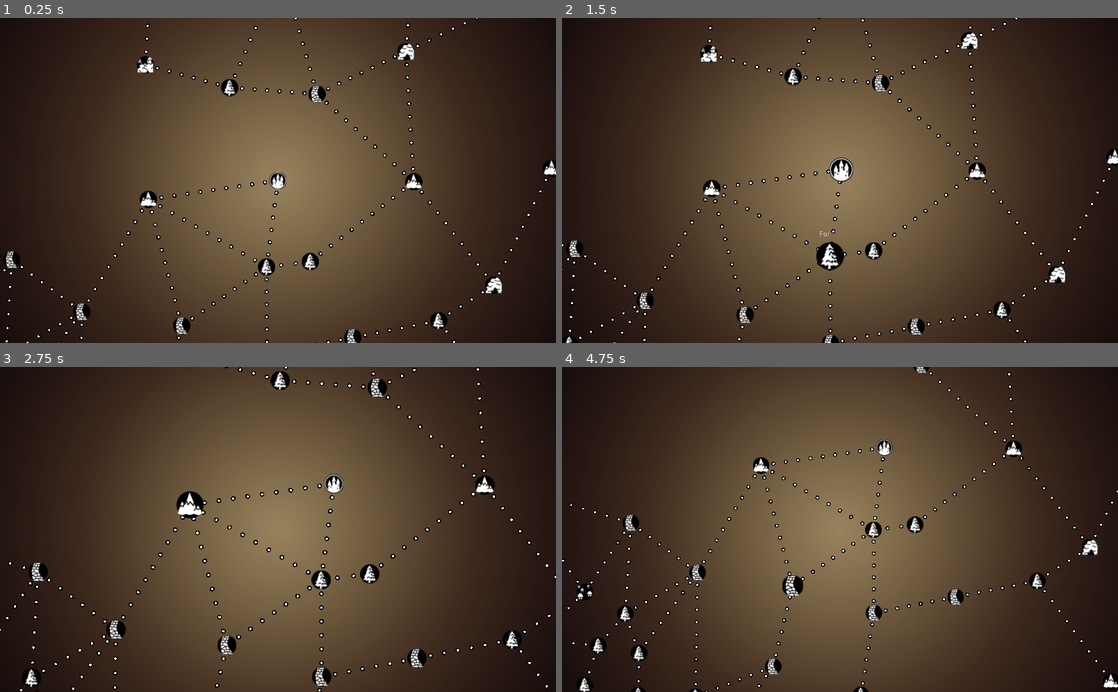
Above: before the commit, frames 1-4 (two rows, left to right).
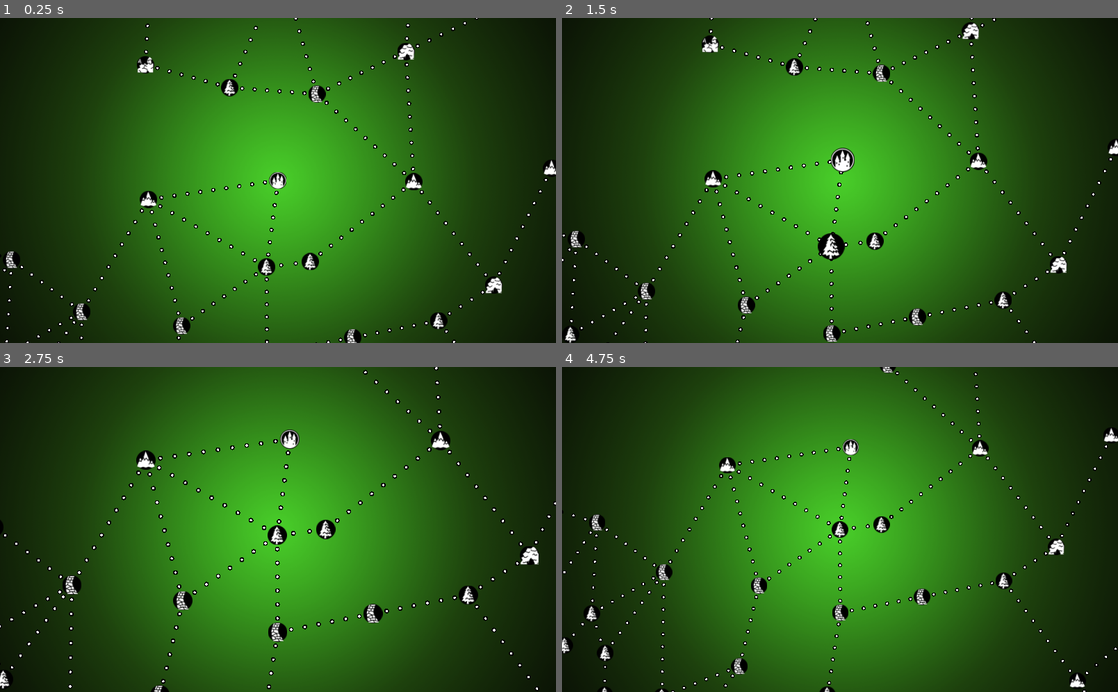
Above: after the commit, the same moments.

Repository: JRHard771/Fare
Game: Godot game, scene res://WorldMap.tscn
Same seed, same stepped clock (60 frames per second), same inputs: the game is played once before the commit and once after it.
Inputs (mouse positions are in pixels of both pictures, inside the frame that each line leads up to):
- Up to frame 1 (0.25 s): no input
- Up to frame 2 (1.5 s): tap Enter at 0.5 s; press the mouse at (840, 180) at 0.53 s; move the mouse to (828, 268) at 1.27 s; release the mouse at (828, 268) at 1.28 s; click (828, 268) at 1.35 s
- Up to frame 3 (2.75 s): move the mouse to (155, 506) at 2.02 s; hold = (zoom_in) from 2.03 s (still down); click (155, 506) at 2.3 s
- Up to frame 4 (4.75 s): move the mouse to (884, 675) at 2.77 s; release = (zoom_in) at 2.78 s; tap - (zoom_out) at 2.85 s; click (884, 675) at 3.05 s; move the mouse to (956, 578) at 3.52 s; press the mouse at (956, 578) at 3.53 s; move the mouse to (778, 614) at 4.27 s; release the mouse at (778, 614) at 4.28 s; click (778, 614) at 4.35 s

The runs differ from the first frame. In frame 1, 77% of the frame differs, in the area x 6-94%, y 0-100%; in frame 2, 81%; in frame 3, 81%; in frame 4, 82%, in the area x 0-100%, y 0-100%.

Commit message:
Limit navigation to connected MapNodes

Diff:
--- a/Camera2D.gd
+++ b/Camera2D.gd
@@ -12,7 +12,7 @@
 	return vector
 
 func _process(delta):
-	position = position.linear_interpolate(dest, delta)
+	position = position.linear_interpolate(dest, delta * 2)
 
 func _input(event):
 	var vinny = get_node("Vignette")
--- a/MapNode.gd
+++ b/MapNode.gd
@@ -49,5 +49,6 @@
 
 func _input(event):
 	if selected and event.is_action_pressed("left_click"):
-		Player.location = self
-		Player.emit_signal("player_moved")
+		if Player.location.exits.find(self) > -1:
+			Player.location = self
+			Player.emit_signal("player_moved")
--- a/WorldMap.gd
+++ b/WorldMap.gd
@@ -1,8 +1,9 @@
 extends Node
 
-var region_color = Color(randf()*0.8 + 0.1, randf()*0.8 + 0.1, randf()*0.8 + 0.1)
+var region_color
 # Called when the node enters the scene tree for the first time.
 func _ready():
+	region_color = Color(randf()*0.8 + 0.1, randf()*0.8 + 0.1, randf()*0.8 + 0.1)
 	var vinny = get_node("Camera2D/Vignette")
 	vinny.modulate = region_color
 
